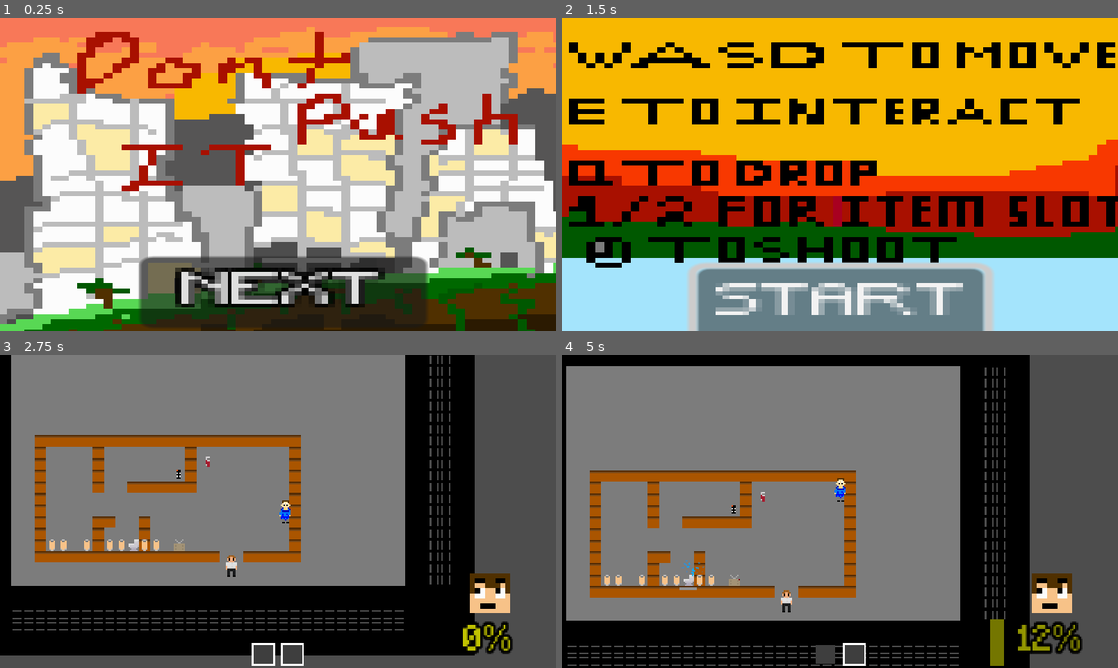
Above: before the commit, frames 1-4 (two rows, left to right).
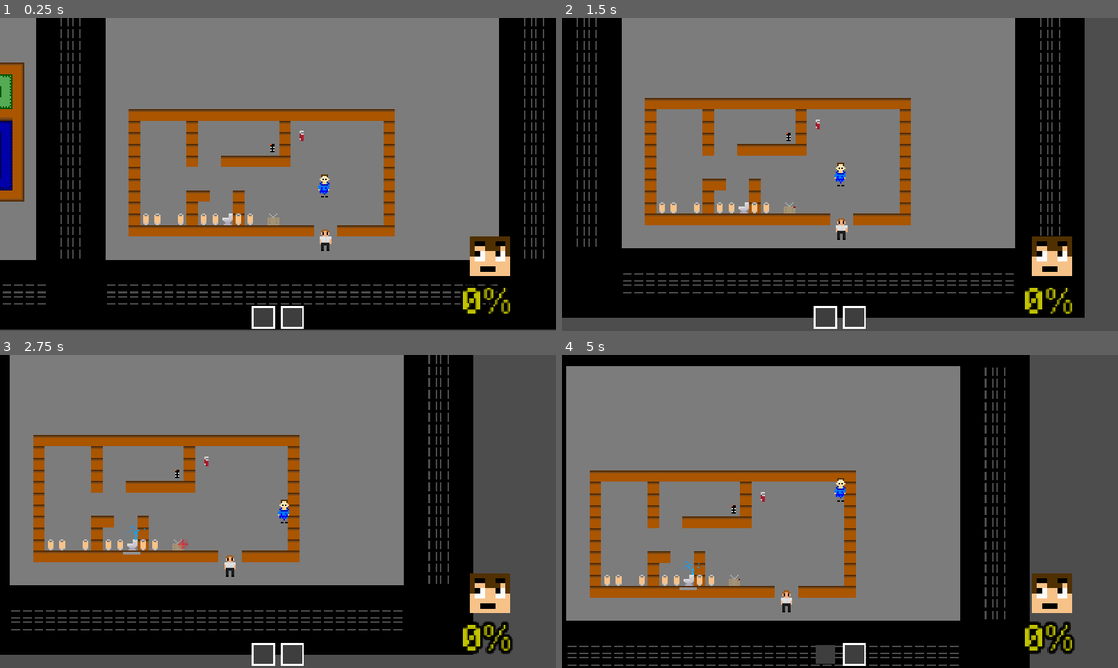
Above: after the commit, the same moments.

Repository: Miles-Miles2/MicroJam_RETRO
Game: Godot game, scene res://scenes/map.tscn
The game is run twice, just before and just after one commit, with the same random seed, the same clock (stepped at 60 frames per second) and the same inputs. Before the commit the project starts from res://scenes/title.tscn.
Inputs (mouse positions are in pixels of both pictures, inside the frame that each line leads up to):
- Up to frame 1 (0.25 s): no input
- Up to frame 2 (1.5 s): click (845, 293) at 0.5 s, where only the run before the commit has a clickable "NEXT"; click (840, 302) at 1.25 s, where only the run before the commit has a clickable "START"
- Up to frame 3 (2.75 s): move the mouse to (400, 495) at 2.02 s; hold D (move_right) from 2.03 s (still down); tap Q (drop) at 2.1 s
- Up to frame 4 (5 s): move the mouse to (728, 527) at 2.77 s; release D (move_right) at 2.78 s; hold S (move_down) 2.78-3.53 s; tap E (interact) at 2.85 s; move the mouse to (895, 442) at 3.52 s; hold D (move_right) 3.53-4.28 s; tap 1 (invSlot1) at 3.6 s; move the mouse to (812, 574) at 4.27 s; hold W (move_up) from 4.28 s (still down); tap 2 (invSlot2) at 4.35 s

The runs differ from the first frame. In frame 1, 93% of the frame differs, in the area x 0-100%, y 0-100%; in frame 2, 96%; in frame 3, 4.5%; in frame 4, 1.3%.
Error after the commit: Parse Error: Identifier "nextscene" not declared in the current scope. (res://scripts/progress_bar.gd:28)

Commit message:
gameover in progress

Diff:
--- /dev/null
+++ b/label.gd
@@ -0,0 +1,9 @@
+extends Label
+
+@onready var bar: ProgressBar = $CanvasLayer/ProgressBar
+
+func _ready() -> void:
+	if bar.minutes == 1:
+		text = ("YOU LASTED " + str(bar.minutes) + " MINUTE\nAND " + str(bar.seconds) + " SECONDS!")
+	else:
+		text = ("YOU LASTED " + str(bar.minutes) + " MINUTES\nAND " + str(bar.seconds) + " SECONDS!")
--- a/project.godot
+++ b/project.godot
@@ -11,7 +11,7 @@
 [application]
 
 config/name="MicroJam_RETRO"
-run/main_scene="res://scenes/title.tscn"
+run/main_scene="res://scenes/map.tscn"
 config/features=PackedStringArray("4.3", "GL Compatibility")
 config/icon="res://icon.svg"
 
--- a/scenes/car.tscn
+++ b/scenes/car.tscn
@@ -188,10 +188,10 @@
 tracks/4/interp = 1
 tracks/4/loop_wrap = true
 tracks/4/keys = {
-"times": PackedFloat32Array(0),
-"transitions": PackedFloat32Array(1),
-"update": 1,
-"values": [false]
+"times": PackedFloat32Array(0, 7.5),
+"transitions": PackedFloat32Array(1, 1),
+"update": 1,
+"values": [true, false]
 }
 tracks/5/type = "value"
 tracks/5/imported = false
--- /dev/null
+++ b/scenes/gameover.tscn
@@ -0,0 +1,73 @@
+[gd_scene load_steps=6 format=3 uid="uid://cbjoewoteoe8i"]
+
+[ext_resource type="Texture2D" uid="uid://b5yoovnkld8ri" path="res://Assets/Sprites/No words_0_0.png" id="1_5e4a2"]
+[ext_resource type="FontFile" uid="uid://b6r1i3o53ider" path="res://Assets/Minecraft.ttf" id="2_udgy2"]
+[ext_resource type="Script" path="res://scripts/button.gd" id="3_sveje"]
+[ext_resource type="AudioStream" uid="uid://bvgchvx0n8r" path="res://Assets/Audio/arcade-game-retro-8-bit-big-shot-1-smartsound-fx-1-00-00.mp3" id="4_s4ike"]
+[ext_resource type="Script" path="res://label.gd" id="5_yjshp"]
+
+[node name="gameover" type="Node2D"]
+
+[node name="BackGround00" type="Sprite2D" parent="."]
+position = Vector2(2, 4)
+scale = Vector2(9.12426, 8.84426)
+texture = ExtResource("1_5e4a2")
+
+[node name="Camera2D" type="Camera2D" parent="."]
+position = Vector2(0, 2)
+scale = Vector2(-3.16621, 1.64241)
+zoom = Vector2(2, 1.2)
+limit_left = -310
+limit_top = -300
+limit_right = 304
+limit_bottom = 300
+
+[node name="retry" type="Button" parent="."]
+offset_left = -253.0
+offset_top = 172.0
+offset_right = -186.0
+offset_bottom = 196.0
+scale = Vector2(3.42015, 3.42015)
+theme_override_fonts/font = ExtResource("2_udgy2")
+text = "RETRY"
+script = ExtResource("3_sveje")
+nextscene = "res://scenes/map.tscn"
+metadata/_edit_use_anchors_ = true
+
+[node name="AudioStreamPlayer2D" type="AudioStreamPlayer2D" parent="retry"]
+stream = ExtResource("4_s4ike")
+volume_db = 24.0
+bus = &"SFX"
+
+[node name="Timer" type="Timer" parent="retry"]
+wait_time = 0.5
+
+[node name="retry2" type="Button" parent="."]
+offset_left = 30.0
+offset_top = 172.0
+offset_right = 97.0
+offset_bottom = 196.0
+scale = Vector2(3.42015, 3.42015)
+theme_override_fonts/font = ExtResource("2_udgy2")
+text = "TITLE"
+script = ExtResource("3_sveje")
+nextscene = "res://scenes/map.tscn"
+metadata/_edit_use_anchors_ = true
+
+[node name="AudioStreamPlayer2D" type="AudioStreamPlayer2D" parent="retry2"]
+stream = ExtResource("4_s4ike")
+volume_db = 24.0
+bus = &"SFX"
+
+[node name="Timer" type="Timer" parent="retry2"]
+wait_time = 0.5
+
+[node name="Label" type="Label" parent="."]
+offset_right = 40.0
+offset_bottom = 23.0
+script = ExtResource("5_yjshp")
+
+[connection signal="pressed" from="retry" to="retry" method="_on_pressed"]
+[connection signal="timeout" from="retry/Timer" to="retry" method="_on_timer_timeout"]
+[connection signal="pressed" from="retry2" to="retry2" method="_on_pressed"]
+[connection signal="timeout" from="retry2/Timer" to="retry2" method="_on_timer_timeout"]
--- a/scenes/map.tscn
+++ b/scenes/map.tscn
@@ -134,7 +134,7 @@
 one_shot = true
 autostart = true
 
-[node name="Timer" type="Timer" parent="."]
+[node name="total_time" type="Timer" parent="gamemanager"]
 autostart = true
 
 [node name="player" parent="." node_paths=PackedStringArray("outline1", "outline2") instance=ExtResource("3_shkqn")]
@@ -168,15 +168,6 @@
 
 [node name="Jehova" parent="Annoyances" instance=ExtResource("5_8bp7b")]
 position = Vector2(-579, 62)
-
-[node name="Label" type="Label" parent="Annoyances/Jehova"]
-z_index = 3
-offset_left = -24.9483
-offset_top = -13.1974
-offset_right = 15.0517
-offset_bottom = 40.8026
-scale = Vector2(0.584062, 0.584062)
-theme_override_fonts/font = ExtResource("3_kwuta")
 
 [node name="Toilet" parent="Annoyances" instance=ExtResource("4_0c5x1")]
 position = Vector2(-647, 48)
@@ -242,6 +233,7 @@
 script = ExtResource("10_d80qs")
 
 [node name="Timer" type="Timer" parent="CanvasLayer/ProgressBar"]
+autostart = true
 
 [node name="slot1" type="Control" parent="CanvasLayer"]
 layout_mode = 3
@@ -332,4 +324,5 @@
 layer_1/tile_data = PackedInt32Array(524273, 262145, 4, 524274, 262145, 4, 524276, 262145, 4, 524278, 262145, 4, 524279, 262145, 4, 524281, 262145, 4, 524282, 262145, 4)
 
 [connection signal="timeout" from="gamemanager/annoyance timer" to="gamemanager" method="_on_timer_timeout"]
+[connection signal="timeout" from="gamemanager/total_time" to="gamemanager" method="_on_total_time_timeout"]
 [connection signal="timeout" from="CanvasLayer/ProgressBar/Timer" to="CanvasLayer/ProgressBar" method="_on_timer_timeout"]
--- a/scenes/map_milesCopy.tscn
+++ b/scenes/map_milesCopy.tscn
@@ -183,9 +183,6 @@
 one_shot = true
 autostart = true
 
-[node name="Timer" type="Timer" parent="gamemanager"]
-autostart = true
-
 [node name="TileMap" type="TileMap" parent="."]
 position = Vector2(-587, -12)
 tile_set = SubResource("TileSet_wfytf")
--- a/scripts/gamemanager.gd
+++ b/scripts/gamemanager.gd
@@ -2,7 +2,11 @@
 
 @onready var annoyance_array = get_tree().get_nodes_in_group("annoyance")
 @onready var timer: Timer = $"annoyance timer"
+@onready var total_time: Timer = $total_time
 
+var minutes = 0
+var seconds = 0
+var total_seconds = 0
 var num_of_active_events: int = 0
 
 func active_event_count():
@@ -15,7 +19,6 @@
 			temp += 1
 	num_of_active_events = temp
 
-
 func is_active(x):
 	if x.get_node("Area2D").active:
 		return true
@@ -24,6 +27,7 @@
 
 func rand_index():
 	return randi_range(0,annoyance_array.size()-1)
+
 
 func _on_timer_timeout() -> void:
 	start_event()
@@ -47,3 +51,6 @@
 			print(annoyance_array[index].get_node("Area2D").active)
 			annoyance_array[index].get_node("Area2D").beginEvent()
 			timer.start()
+
+func _on_total_time_timeout() -> void:
+	pass # Replace with function body.
--- a/scripts/label.gd
+++ b/scripts/label.gd
@@ -2,8 +2,6 @@
 
 @onready var car: AnimatedSprite2D = $"../../Annoyances/car"
 @onready var jehova: Node2D = $"../../Annoyances/Jehova"
-
-
 
 func _process(delta: float) -> void:
 	if car.get_node("Area2D").overlappingPlayer():
--- a/scripts/progress_bar.gd
+++ b/scripts/progress_bar.gd
@@ -10,16 +10,32 @@
 @onready var tex3: TextureRect = $"../TextureRect3"
 @onready var tex4: TextureRect = $"../TextureRect4"
 
-func _ready():
-	timer.start()
+var  total_seconds: int = 0
+var  minutes: int = 0
+var seconds: int = 0
+
+func get_minutes():
+	return minutes
+
+func get_seconds():
+	return seconds
+
+func end_game():
+	timer.stop()
+	minutes = int(total_seconds/60)
+	seconds = int(total_seconds % 60)
+	print("YOU LASTED " + str(minutes) + " MINUTE(S) AND " + str(seconds) + " SECONDS!")
+	get_tree().change_scene_to_file(nextscene)
 
 func _on_timer_timeout() -> void:
-
+	total_seconds += 1
 	print(value)
 	if gamemanager.num_of_active_events <= 1:
 		value -= 2
 	else:
 		value += gamemanager.num_of_active_events*6
+	if value >= 100:
+		end_game()
 	if 90 < value && value <= 100:
 		set_modulate(Color(.21,.053,0))
 		tex1.visible = false
@@ -44,5 +60,3 @@
 		tex2.visible = false
 		tex3.visible = false
 		tex4.visible = false
-
-	timer.start()
--- /dev/null
+++ b/title.gd
@@ -0,0 +1 @@
+extends Button
Not shown, added: Assets/Audio/screams/f736af3c3e9847fba0f3b6a5716ab59a (1).mp3.import
Binary file added: Assets/Sprites/No words_0_0.png
Not shown, added: Assets/Sprites/No words_0_0.png.import
Binary file added: Assets/upheavtt.ttf
Not shown, added: Assets/upheavtt.ttf.import
Not shown: 1 places in scenes/jehovas_witness.tscn that only renumber resources
Not shown: 1 places in scenes/map.tscn that only renumber resources
Not shown: 1 places in scenes/map_milesCopy.tscn that only renumber resources
Not shown, added: Assets/Audio/screams/f736af3c3e9847fba0f3b6a5716ab59a (1).mov
Not shown, added: Assets/Audio/screams/f736af3c3e9847fba0f3b6a5716ab59a (1).mp3
